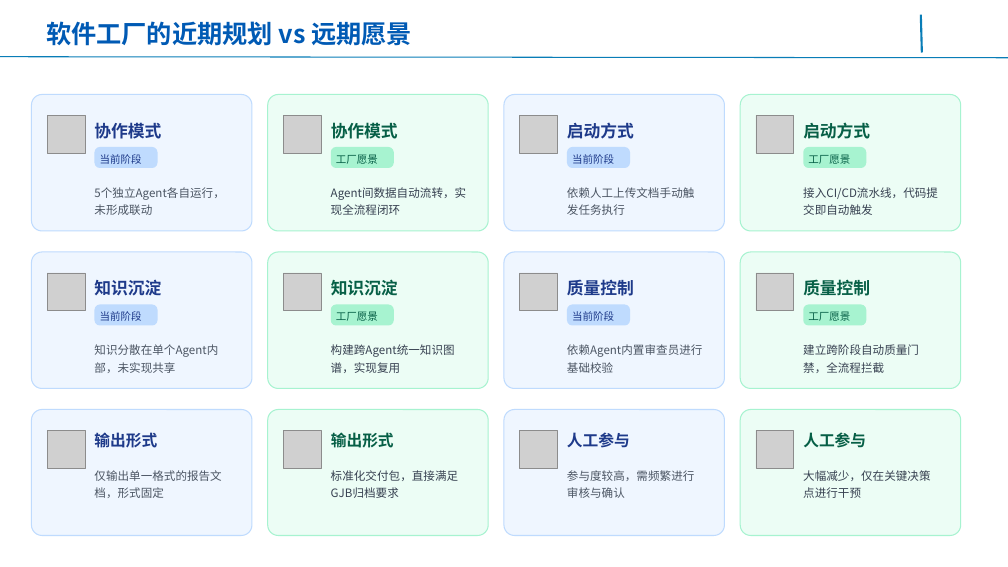
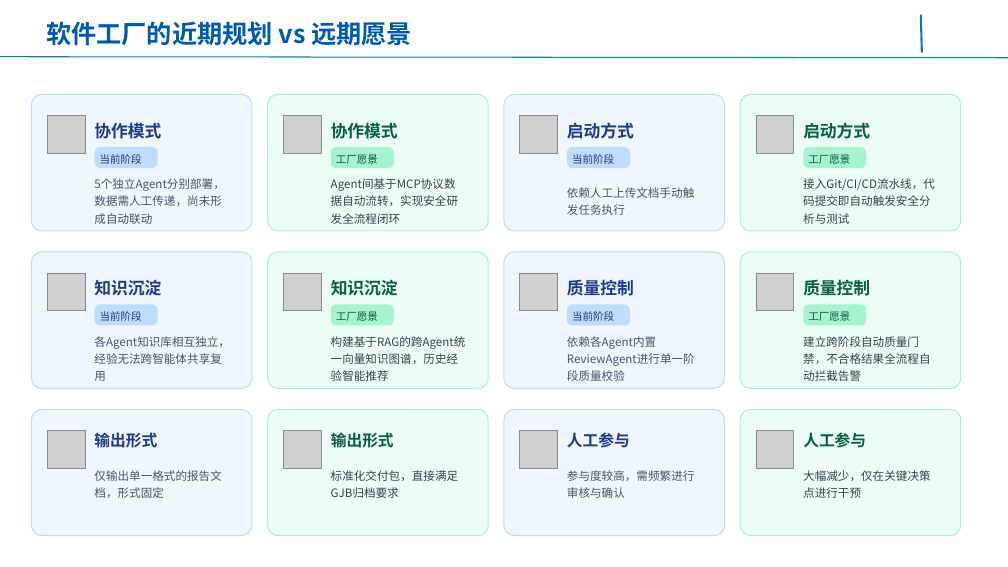
Before and after one commit to AgentForSE/.github, a slide deck: slide 35 of 基于AgentForSE五大智能体的装备软件智能研发平台-0.1.pptx. Drawn at 1008x567 pixels with LibreOffice and Linux fonts; fonts in the diff are those of the drawing; grey boxes stand for pictures; background and template pictures are left out. Boxes give left, top, right and bottom in pixels: in the first picture for what was removed or moved away, otherwise in the second. Text is boxed around its words. In the diff, an @@ line names an element or a change of style, - is before the commit and + after.

```diff
--- a/基于AgentForSE五大智能体的装备软件智能研发平台-0.1.pptx
+++ b/基于AgentForSE五大智能体的装备软件智能研发平台-0.1.pptx
@@ text at [94, 178, 224, 224]: text changed @@
-5个独立Agent各自运行，未形成联动
+5个独立Agent分别部署，数据需人工传递，尚未形成自动联动
@@ text at [803, 178, 935, 224]: text changed @@
-接入CI/CD流水线，代码提交即自动触发
+接入Git/CI/CD流水线，代码提交即自动触发安全分析与测试
@@ text at [331, 195, 458, 224]: text changed @@
-Agent间数据自动流转，实现全流程闭环
+Agent间基于MCP协议数据自动流转，实现安全研发全流程闭环
@@ text at [94, 336, 230, 381]: text changed @@
-知识分散在单个Agent内部，未实现共享
+各Agent知识库相互独立，经验无法跨智能体共享复用
@@ text at [331, 336, 466, 381]: text changed @@
-构建跨Agent统一知识图谱，实现复用
+构建基于RAG的跨Agent统一向量知识图谱，历史经验智能推荐
@@ text at [567, 336, 656, 349]: text changed @@
-依赖Agent内置审查员进行基础校验
+依赖各Agent内置ReviewAgent进行单一阶段质量校验
@@ text at [803, 336, 930, 381]: text changed @@
-建立跨阶段自动质量门禁，全流程拦截
+建立跨阶段自动质量门禁，不合格结果全流程自动拦截告警
```
Also in this commit, not shown: 8 other slides changed.
